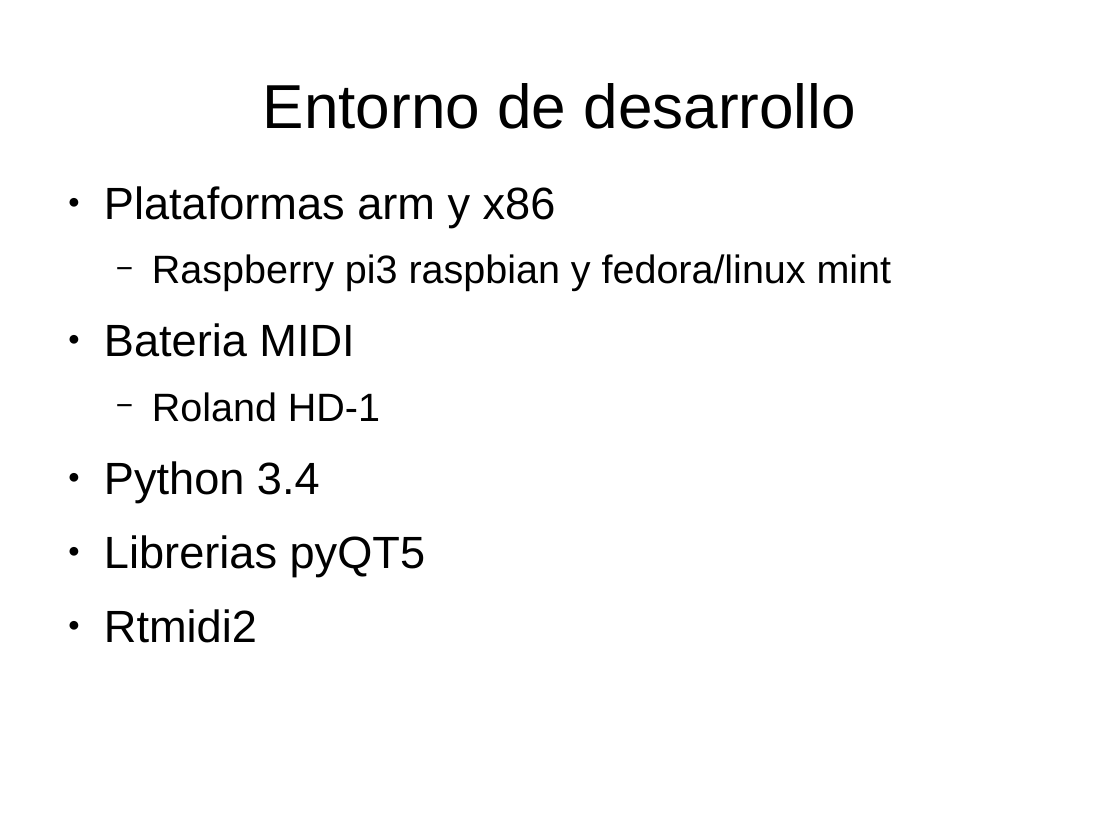
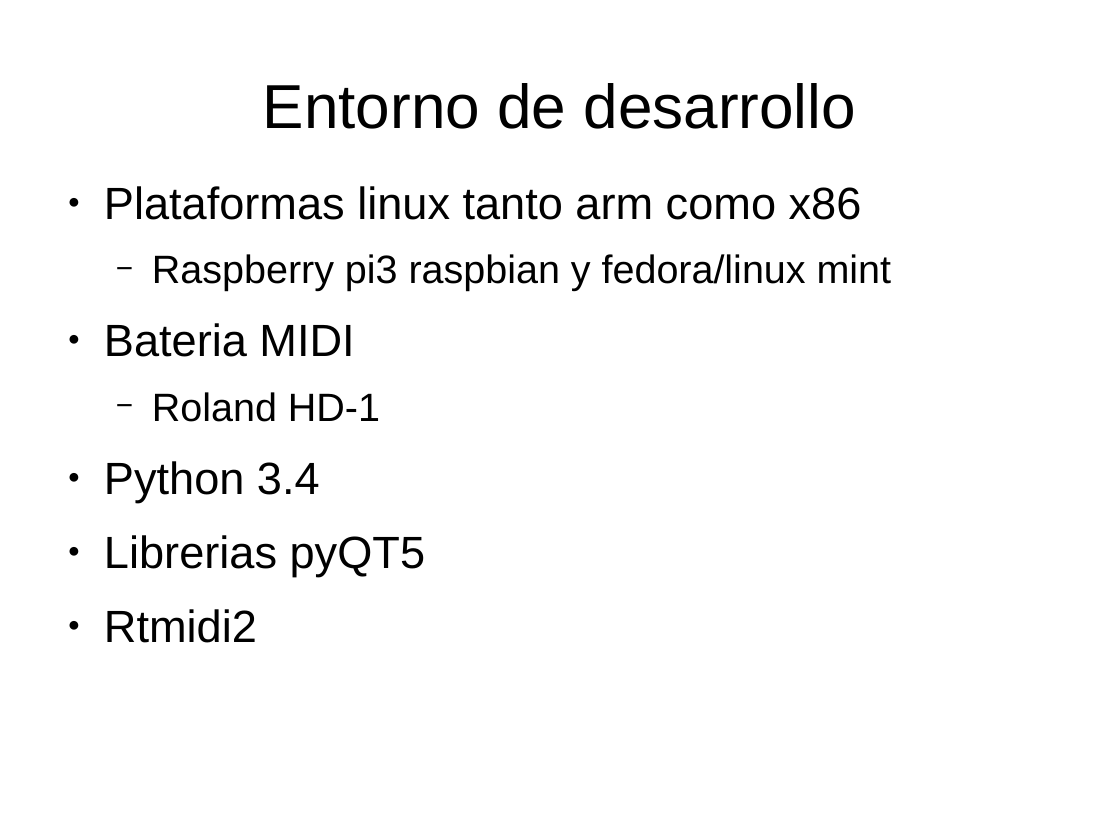
Before and after one commit to kapoira/pyDTX, a slide deck: slide 7 of Documentacion_proyecto/Presentacion pydtx.odp. Drawn at 1120x840 pixels with LibreOffice and Linux fonts; fonts in the diff are those of the drawing. Boxes give left, top, right and bottom in pixels: in the first picture for what was removed or moved away, otherwise in the second. Text is boxed around its words. In the diff, an @@ line names an element or a change of style, - is before the commit and + after.

```diff
--- a/Documentacion_proyecto/Presentacion pydtx.odp
+++ b/Documentacion_proyecto/Presentacion pydtx.odp
@@ text at (x1=104, y1=186, x2=862, y2=220): text changed @@
-● Plataformas arm y x86
+● Plataformas linux tanto arm como x86
```
Also in this commit, not shown: 3 other slides changed, 1 slide added, 8 other files.
